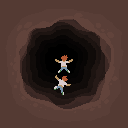
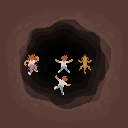
Revision of a layered 128 x 128 image; what changed, layer by layer:
added group "Dog" with 6 layers above "Dude" over [78, 53, 92, 74]
added group "01" with 1 layers in group "Dog" over [78, 53, 92, 74]
added layer "Layer 8" in group "01" over [78, 53, 92, 74]
added group "Dead" with 1 layers in group "Dude" over [24, 54, 39, 75]
added layer "Layer 3 copy 2" in group "Dead" over [24, 54, 39, 75]
